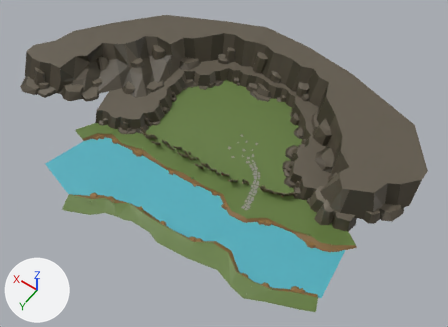
The FBX model Assets/Level1/Level1.FBX: old version first, new version second.
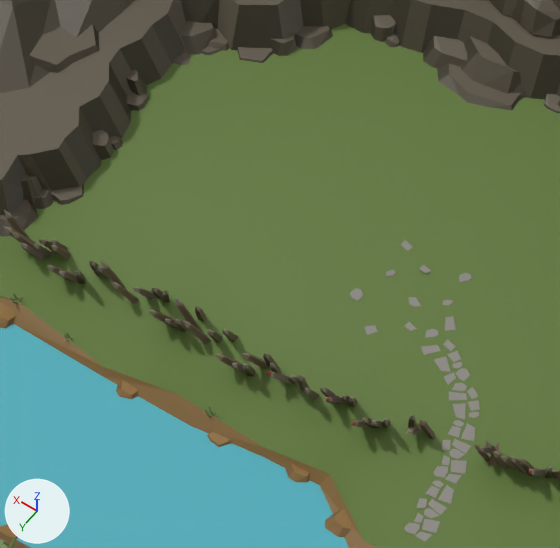
The first picture shows the older version from a 50 mm camera at (-87.2, 174.5, 206.2) aimed at (8.0, 41.2, -3.2). The close-ups show both versions on the part from 31% to 63% of the width and 23% to 65% of the height of that picture; other places that the commit changed are outside them. The axes (+X, +Y, +Z) are drawn at lower left. The lights are the same throughout. Where no turn or scale is listed for an object, it has been applied to the vertices.

The scene before the commit, as lines of its bpy script (objects in view):
```python
me_mesh_001 = bpy.data.meshes.new('Mesh.001')
me_mesh_001.from_pydata(...)  # 421 vertices, 505 faces; spans x -88.0..88.0, y -48.0..41.0, z -11.0..6.0
me_mesh_001.materials.append(mat_medieval_material)  # picture img_medieval_texture_png
me_mesh_004 = bpy.data.meshes.new('Mesh.004')
me_mesh_004.from_pydata(...)  # 16 vertices, 12 faces; spans x -65.5..60.0, y -21.5..20.7, z 0.0
me_mesh_004.materials.append(mat_medieval_material)  # picture img_medieval_texture_png
me_mesh_006 = bpy.data.meshes.new('Mesh.006')
me_mesh_006.from_pydata(...)  # 605 vertices, 824 faces; spans x -36.7..35.7, y -6.8..7.7, z -4.3..2.8
me_mesh_006.materials.append(mat_medieval_material)  # picture img_medieval_texture_png
ob_fence = bpy.data.objects.new('_Fence', me_mesh_006)
ob_fence.location = (9.7, 46.5, 2.1)
ob_river = bpy.data.objects.new('_River', me_mesh_004)
ob_river.location = (7.7, 72.2, 0.0)
ob_rocksup = bpy.data.objects.new('_RocksUp', me_mesh_001)
ob_rocksup.location = (20.9, 25.1, 11.2)
# also in view: '_RocksDown' at (15.1, 22.9, 2.6); '_StonePath' at (-2.5, 41.8, 0.3); '_BankLeft' at (6.3, 33.3, 1.0)
```
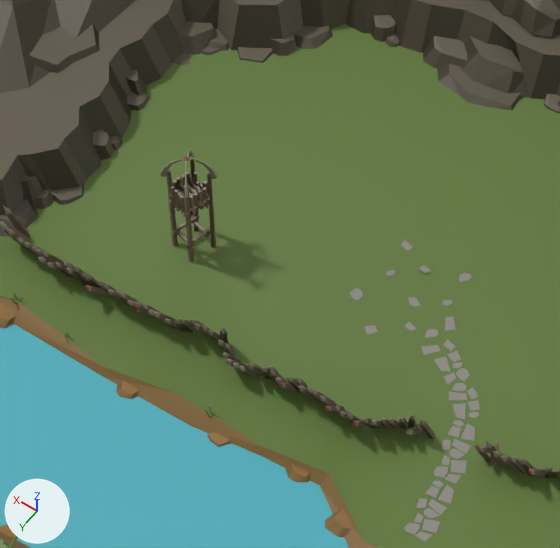
Edits to the bpy script that builds the scene:
```text
Change me_mesh_006:
    remove me_mesh_006.from_pydata(...)  # 605 vertices, 824 faces; spans x -36.7..35.7, y -6.8..7.7, z -4.3..2.8
    add me_mesh_006.from_pydata(...)  # 802 vertices, 1092 faces; spans x -36.7..36.1, y -6.8..7.5, z -4.3..3.0
    me_mesh_006 part 1: the loose piece of 9 vertices spanning x -16.5..-15.5, y -2.0..2.6, z -3.4..0.8 is copied, and the copy is multiplied about its middle by the matrix ((0.909, -0.372, 0.189), (0.412, 0.871, -0.27), (-0.064, 0.323, 0.944)), then moved by (1.2, 0.9, 1.3); it spans x -15.6..-13.8, y -0.4..2.6, z -2.5..2.7
    me_mesh_006 part 2: the loose piece of 9 vertices spanning x -9.8..-7.9, y 0.3..3.2, z -2.8..2.4 is copied, and the copy is turned -13.2 degrees about the z axis through its middle, then moved by (-5.1, -0.2, 0.0); it spans x -14.6..-13.3, y 0.0..3.2, z -2.8..2.4
    me_mesh_006 part 3: the loose piece of 9 vertices spanning x -5.4..-4.2, y 1.8..5.0, z -2.8..2.4 is copied, and the copy is moved by (-3.9, 0.1, 0.0); it spans x -9.3..-8.0, y 1.9..5.1, z -2.8..2.4
    me_mesh_006 part 4: the loose piece of 9 vertices spanning x -7.0..-6.1, y 1.0..4.1, z -2.5..2.7 is copied, and the copy is multiplied about its middle by the matrix ((1.002, 0.193, -0.014), (-0.192, 1.001, 0.021), (0.018, -0.018, 1.02)), then moved by (0.3, 0.9, 0.3); it spans x -6.9..-5.8, y 1.9..5.1, z -2.3..3.0
    me_mesh_006 part 5: the loose piece of 9 vertices spanning x 7.4..8.8, y 1.6..4.7, z -2.8..2.4 is copied, and the copy is moved by (0.8, -0.1, 0.0); it spans x 8.2..9.6, y 1.5..4.7, z -2.8..2.4
    me_mesh_006 part 6: the loose piece of 9 vertices spanning x 7.4..8.8, y 1.6..4.7, z -2.8..2.4 is copied, and the copy is turned -5.8 degrees about the z axis through its middle, then moved by (2.4, -0.2, 0.0); it spans x 9.9..11.1, y 1.4..4.6, z -2.8..2.4
    me_mesh_006 part 7: the loose piece of 9 vertices spanning x 2.7..3.9, y 3.2..6.8, z -2.7..2.3 is copied, and the copy is moved by (-0.9, -0.1, 0.0); it spans x 1.8..3.0, y 3.1..6.7, z -2.7..2.3
    me_mesh_006 part 8: the loose piece of 9 vertices spanning x 0.7..2.0, y 1.1..3.8, z -2.8..2.6 is copied, and the copy is multiplied about its middle by the matrix ((0.908, 0.36, -0.119), (-0.349, 0.914, 0.106), (0.149, -0.056, 0.971)), then moved by (0.4, 1.7, 0.0); it spans x 1.2..2.4, y 2.6..5.9, z -2.8..2.4
    me_mesh_006 part 9: the loose piece of 9 vertices spanning x 6.2..7.5, y 0.6..3.8, z -2.8..2.4 is copied, and the copy is turned -9.3 degrees about the z axis through its middle, then moved by (-2.1, 2.5, 0.0); it spans x 4.2..5.3, y 3.1..6.3, z -2.8..2.4
    me_mesh_006 part 10: the loose piece of 9 vertices spanning x 10.8..12.6, y 2.7..5.7, z -2.5..2.7 is copied, and the copy is turned -7.8 degrees about the z axis through its middle, then moved by (-0.5, -0.3, 0.1); it spans x 10.5..12.0, y 2.3..5.5, z -2.4..2.8
    me_mesh_006 part 11: the loose piece of 13 vertices spanning x -29.8..-28.8, y -3.7..0.2, z -2.8..2.1 is copied, and the copy is moved by (51.5, 7.3, 0.0); it spans x 21.8..22.7, y 3.5..7.5, z -2.8..2.1
    me_mesh_006 part 12: the loose piece of 9 vertices spanning x 22.4..23.9, y 1.6..4.8, z -2.8..2.4 is copied, and the copy is turned -16.5 degrees about the z axis through its middle, then moved by (-3.3, 1.7, 0.0); it spans x 19.4..20.3, y 3.3..6.6, z -2.8..2.4
    me_mesh_006 part 13: the loose piece of 9 vertices spanning x 18.3..19.9, y 2.8..5.6, z -2.5..2.7 is copied, and the copy is turned 30.7 degrees about the z axis through its middle, then moved by (-0.3, 0.6, 0.0); it spans x 18.4..19.5, y 3.3..6.3, z -2.5..2.7
    me_mesh_006 part 14: the loose piece of 9 vertices spanning x 14.3..16.7, y 0.7..3.3, z -2.4..2.8 is copied, and the copy is turned -36.9 degrees about the z axis through its middle, then moved by (2.7, 2.7, 0.1); it spans x 17.8..18.7, y 3.2..6.5, z -2.3..3.0
    me_mesh_006 part 15: 358 vertices moved from x -14.2..35.7, y 0.3..7.7, z -2.8..2.8 to x -14.0..36.1, y 0.5..7.4, z -2.9..2.8; 45 vertices added at x 9.0..35.0, y 1.5..6.6, z -2.9..2.8
Add ob_sf_bld_goblin_tower_01:
    ob_sf_bld_goblin_tower_01 = bpy.data.objects.new('_SF_Bld_Goblin_Tower_01', me_mesh_007)  # 972 vertices, 1678 faces; spans x -2.6..2.7, y -2.7..2.7, z 0.0..23.7; in mat_medieval_material (picture img_medieval_texture_png)
    ob_sf_bld_goblin_tower_01.location = (27.7, 40.5, -8.8)
```

Location of each change, (x1, y1, x2, y2) in pixels of the close-ups (560 x 548 px; the box of a moved part takes in the faces that stretch with it):
'_Fence', reshaped
    before: (3, 210, 560, 479)
    after: (0, 206, 560, 479)
'_SF_Bld_Goblin_Tower_01', added (brown)
    after: (160, 150, 218, 262)
part 1 of me_mesh_006, added
    after: (399, 417, 408, 429)
part 2 of me_mesh_006, added
    after: (388, 417, 400, 429)
part 3 of me_mesh_006, added
    after: (334, 405, 348, 414)
part 4 of me_mesh_006, added
    after: (311, 389, 335, 403)
part 5 of me_mesh_006, added
    after: (202, 326, 213, 337)
part 6 of me_mesh_006, added
    after: (190, 318, 203, 326)
part 7 of me_mesh_006, added
    after: (239, 366, 256, 377)
part 8 of me_mesh_006, added
    after: (248, 363, 263, 376)
part 9 of me_mesh_006, added
    after: (222, 352, 241, 362)
part 10 of me_mesh_006, added
    after: (180, 318, 195, 332)
part 11 of me_mesh_006, added
    after: (84, 285, 107, 295)
part 12 of me_mesh_006, added
    after: (107, 289, 124, 304)
part 13 of me_mesh_006, added
    after: (115, 290, 130, 306)
part 14 of me_mesh_006, added
    after: (119, 292, 141, 303)
part 15 of me_mesh_006, moved or reshaped
    before: (3, 210, 391, 429)
    after: (0, 206, 390, 429)
